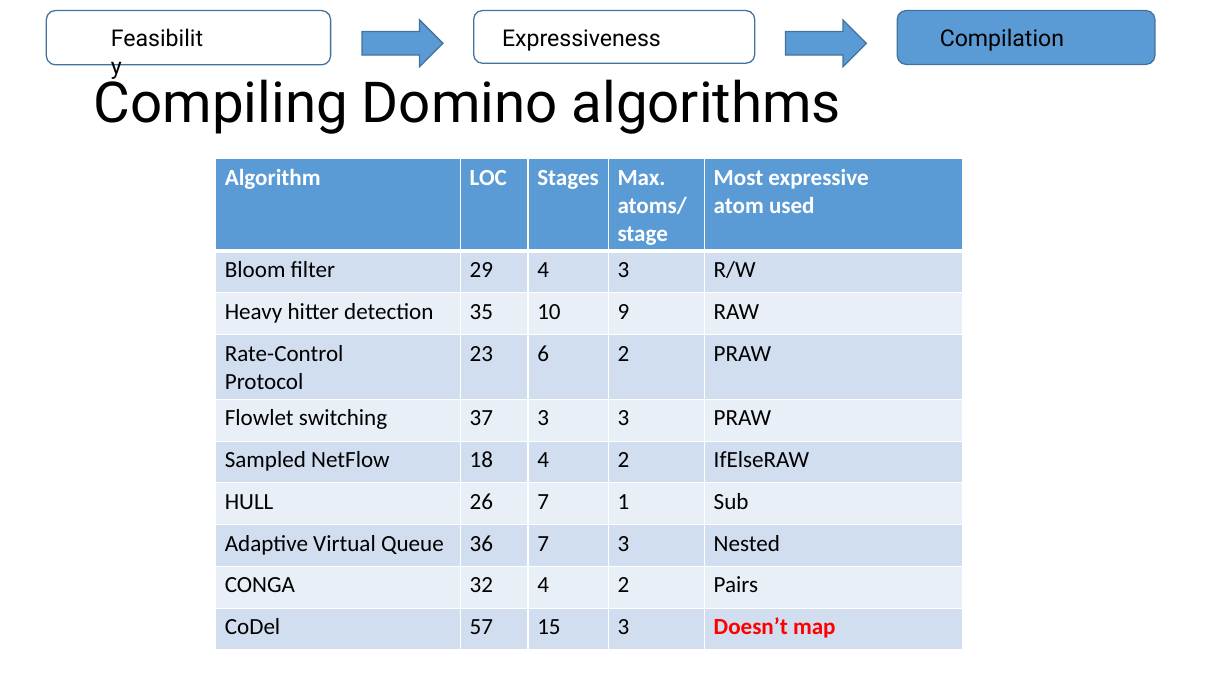
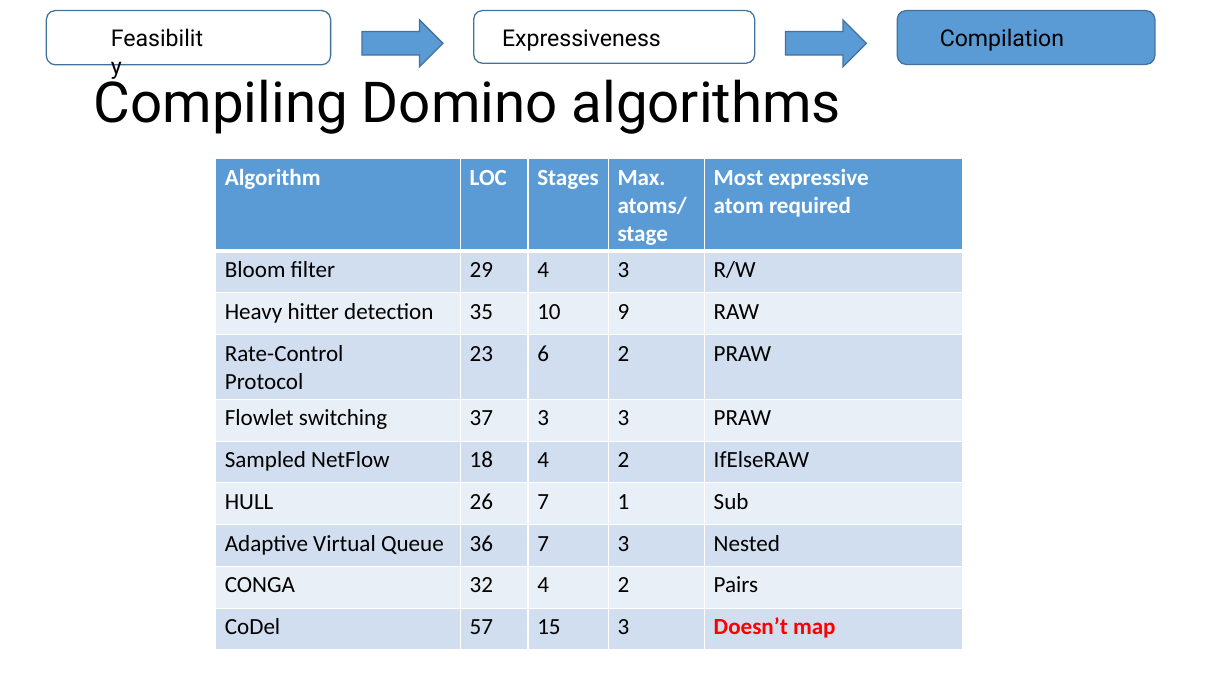
Before and after one commit to anirudhSK/pifo-domino-marple-ppts, a slide deck: slide 37 of domino_pifo.pptx (slide 36 before the commit). Drawn at 1232x693 pixels with LibreOffice and Linux fonts; fonts in the diff are those of the drawing. Boxes give left, top, right and bottom in pixels: in the first picture for what was removed or moved away, otherwise in the second. Text is boxed around its words. In the diff, an @@ line names an element or a change of style, - is before the commit and + after.

```diff
--- a/domino_pifo.pptx
+++ b/domino_pifo.pptx
@@ table at bbox=[215, 159, 963, 651] @@
-row 1, column 5: Most expressive / atom used
+row 1, column 5: Most expressive / atom required
```
Also in this commit, not shown: 11 other slides changed, 4 slides added.
